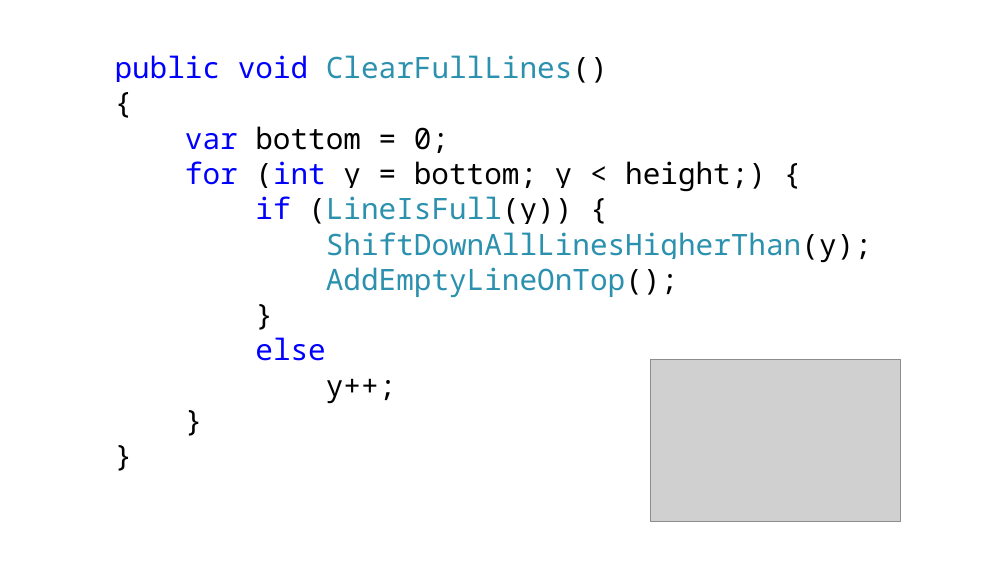
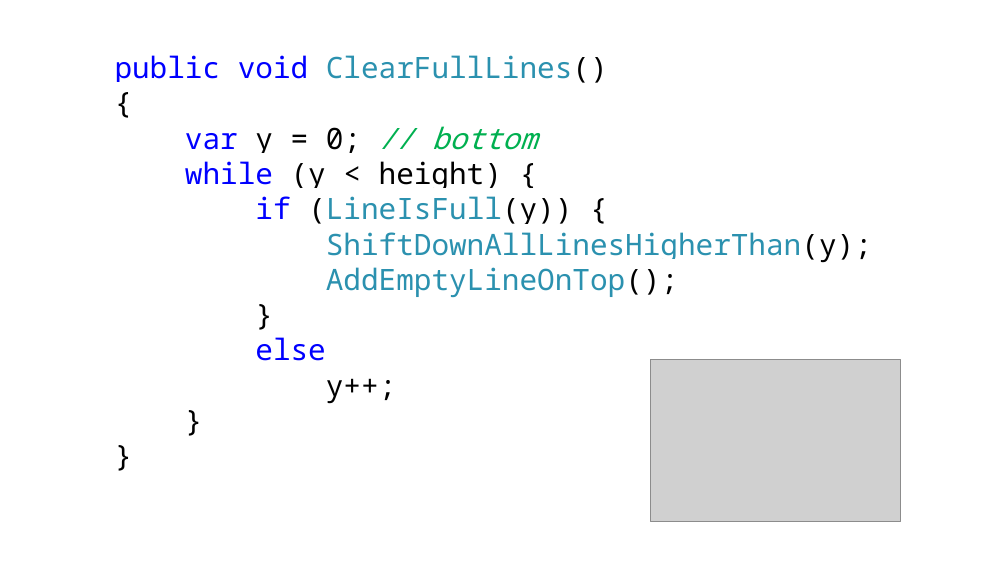
Before and after one commit to kontur-courses/clean-code, a slide deck: slide 34 of clean-code.pptx (slide 33 before the commit). Drawn at 1008x567 pixels with LibreOffice and Linux fonts; fonts in the diff are those of the drawing; grey boxes stand for pictures. Boxes give left, top, right and bottom in pixels: in the first picture for what was removed or moved away, otherwise in the second. Text is boxed around its words. In the diff, an @@ line names an element or a change of style, - is before the commit and + after.

```diff
--- a/clean-code.pptx
+++ b/clean-code.pptx
@@ text at (185, 126, 538, 188): text changed @@
-var bottom = 0;
-for (int y = bottom; y < height;) {
+var y = 0; // bottom
+while (y < height) {
```
Also in this commit, not shown: 8 other slides changed, 1 slide added.
